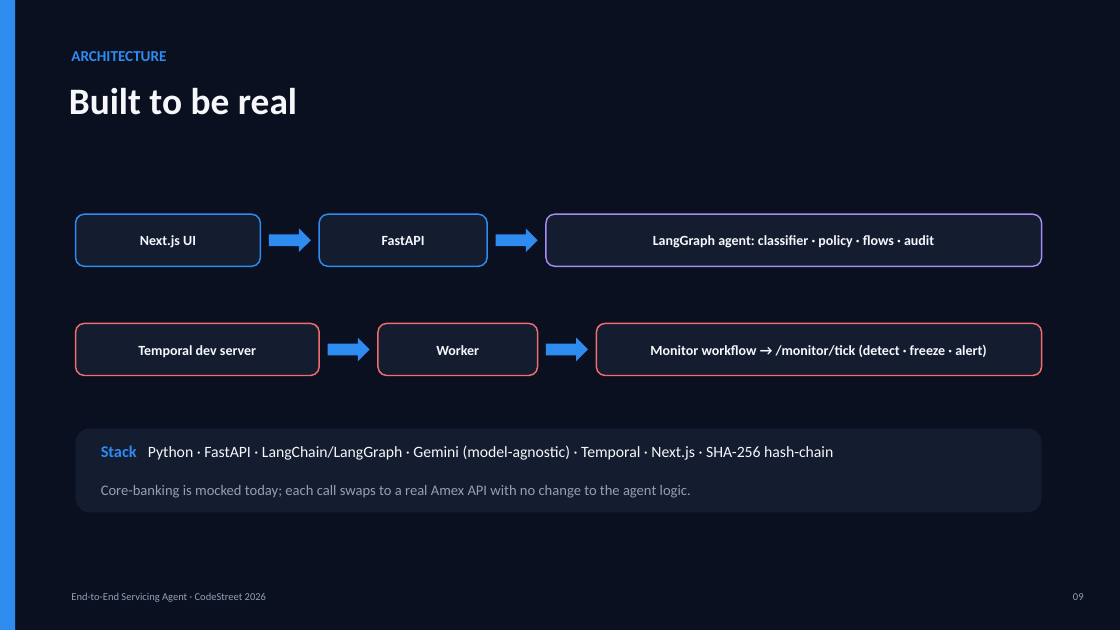
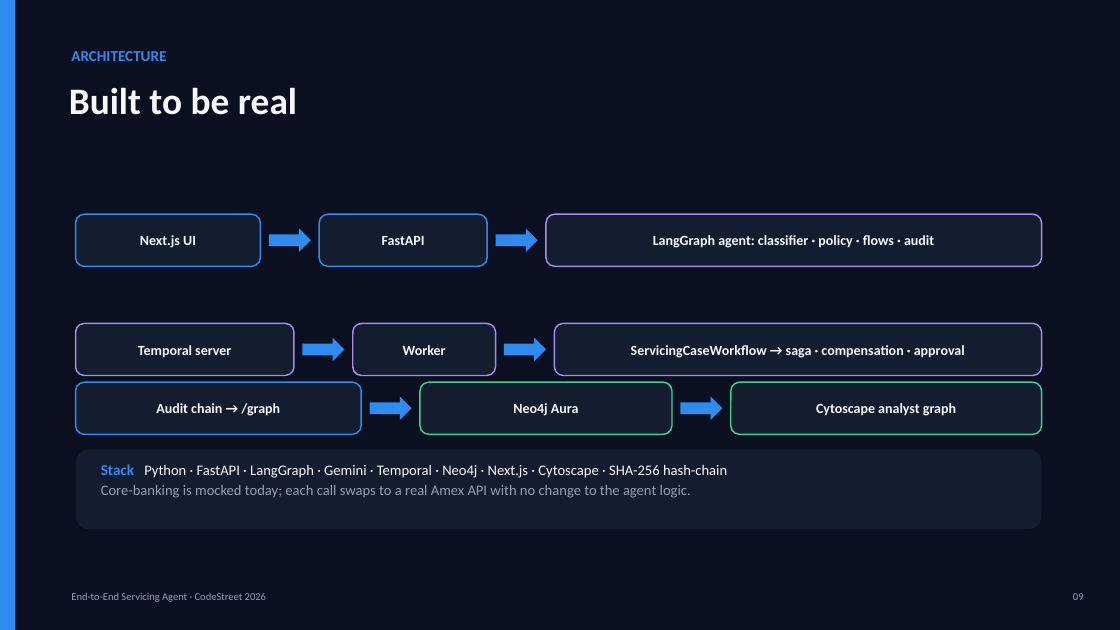
Before and after one commit to VaibhavDangaich/Codestreet_2026, a slide deck: slide 9 of deck/CodeStreet2026_Servicing_Agent.pptx. Drawn at 1120x630 pixels with LibreOffice and Linux fonts; fonts in the diff are those of the drawing. Boxes give left, top, right and bottom in pixels: in the first picture for what was removed or moved away, otherwise in the second. Text is boxed around its words. In the diff, an @@ line names an element or a change of style, - is before the commit and + after.

Commit message:
Update deck for durable servicing cases + Neo4j audit graph
- Slide 6: replace guardian-monitor with the durable saga + compensation +
  human-in-the-loop story (with a fail->rollback visual)
- Slide 9: add the durable-case path and the audit-graph path (Neo4j -> Cytoscape);
  refresh the stack line
- Regenerate .pptx + .pdf

```diff
--- a/deck/CodeStreet2026_Servicing_Agent.pptx
+++ b/deck/CodeStreet2026_Servicing_Agent.pptx
@@ rounded rectangle "Temporal server": place and size @@
-rounded rectangle "Temporal server" at [76, 323, 319, 376]
+rounded rectangle "Temporal server" at [76, 323, 294, 376]
@@ rounded rectangle "Worker": place and size @@
-rounded rectangle "Worker" at [378, 323, 538, 376]
+rounded rectangle "Worker" at [353, 323, 496, 376]
@@ outline #F26D6D 1.25 pt to #A68BF0 1.25 pt in 3 elements at [353, 323, 496, 376], [76, 323, 294, 376], [555, 323, 1042, 376] @@
@@ rounded rectangle "ServicingCaseWorkflow → saga · compensation ...": place and size @@
-rounded rectangle "ServicingCaseWorkflow → saga · compensation ..." at [597, 323, 1042, 376]
+rounded rectangle "ServicingCaseWorkflow → saga · compensation ..." at [555, 323, 1042, 376]
@@ text in rounded rectangle at [138, 345, 231, 358]: text changed @@
-Temporal dev server
+Temporal server
@@ right arrow: place and size @@
-right arrow at [328, 338, 370, 361]
+right arrow at [302, 338, 344, 361]
@@ right arrow: place and size @@
-right arrow at [546, 338, 588, 361]
+right arrow at [504, 338, 546, 361]
@@ text in rounded rectangle at [631, 345, 965, 358]: text changed @@
-Monitor workflow → /monitor/tick (detect · freeze · alert)
+ServicingCaseWorkflow → saga · compensation · approval
@@ rounded rectangle added at [76, 382, 361, 434], fill #141C30, outline #2E8BF0 1.25 pt, 12 pt, text #F5F7FA, bold @@
+Audit chain → /graph
@@ rounded rectangle added at [420, 382, 672, 434], fill #141C30, outline #3FD08A 1.25 pt, 12 pt, text #F5F7FA, bold @@
+Neo4j Aura
@@ rounded rectangle added at [731, 382, 1042, 434], fill #141C30, outline #3FD08A 1.25 pt, 12 pt, text #F5F7FA, bold @@
+Cytoscape analyst graph
@@ right arrow added at [370, 397, 412, 420], fill #2E8BF0 @@
@@ right arrow added at [681, 397, 723, 420], fill #2E8BF0 @@
@@ rounded rectangle: place and size @@
-rounded rectangle at [76, 429, 1042, 513]
+rounded rectangle at [76, 450, 1042, 529]
@@ text at [101, 464, 727, 478]: text changed; size 13.5 to 12.5 pt @@
-Stack Python · FastAPI · LangChain/LangGraph · Gemini (model-agnostic) · Temporal · Next.js · SHA-256 hash-chain
+Stack Python · FastAPI · LangGraph · Gemini · Temporal · Neo4j · Next.js · Cytoscape · SHA-256 hash-chain
```
Also in this commit, not shown: 2 other slides changed, 2 other files.
